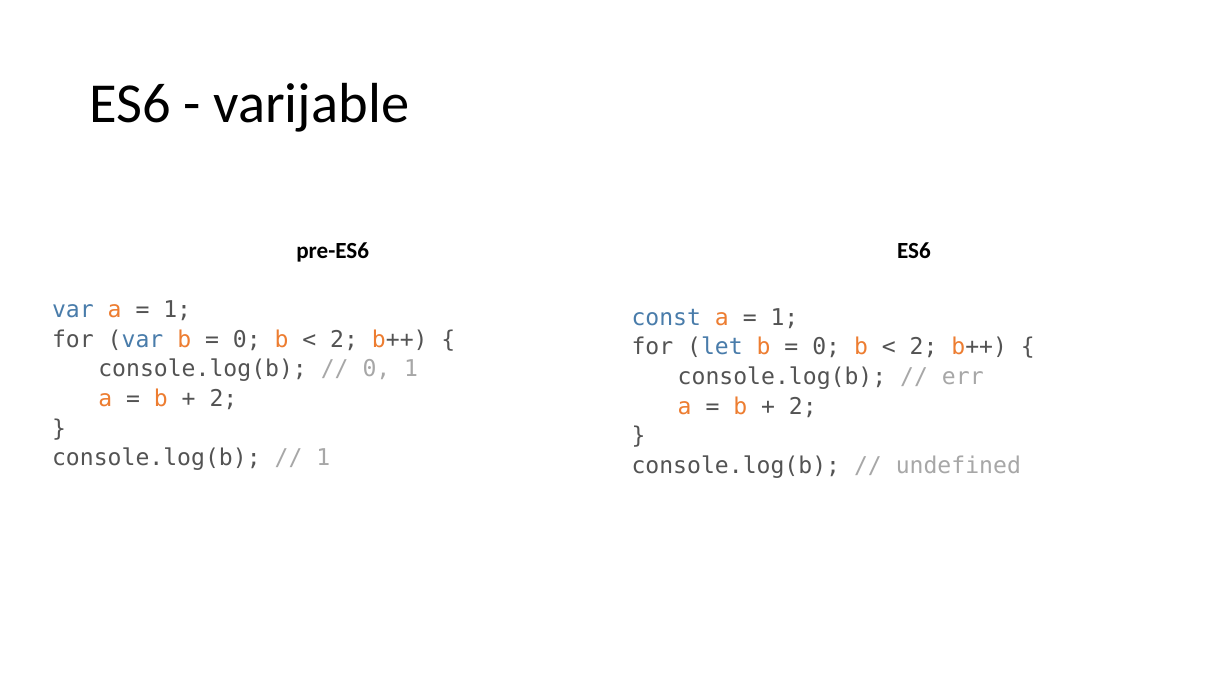
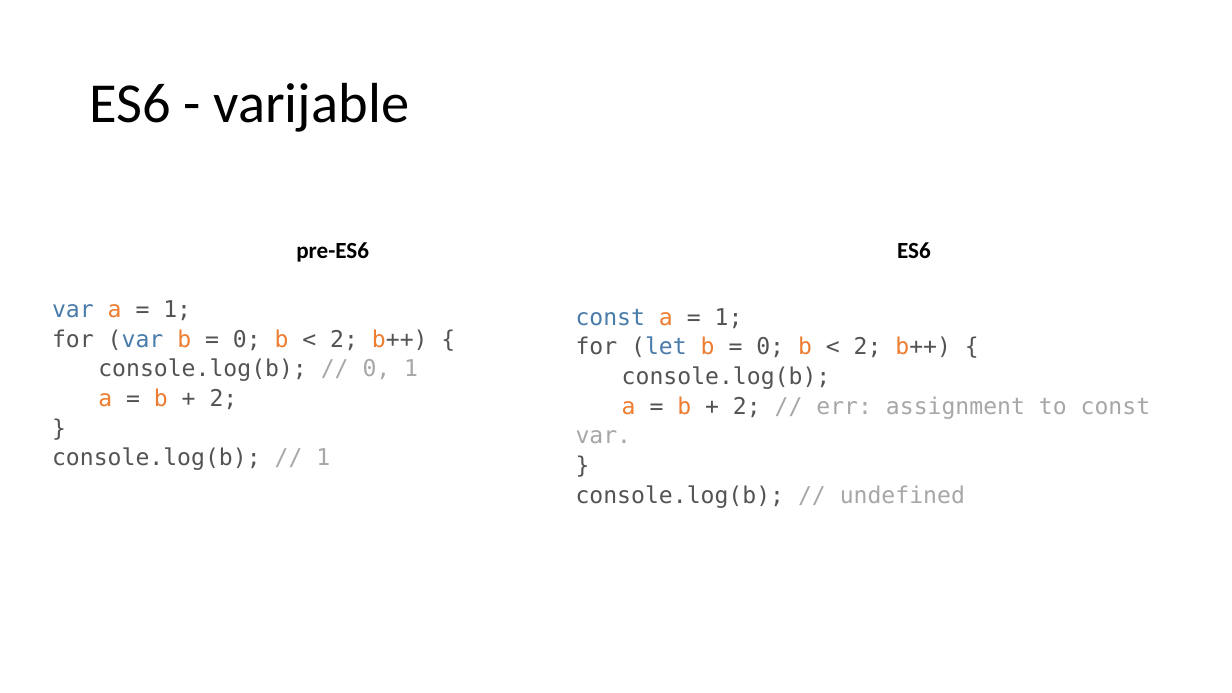
Before and after one commit to axilis/jsschool-2017, a slide deck: slide 7 of 2. NodeJS/nodejs.pptx. Drawn at 1232x693 pixels with LibreOffice and Linux fonts; fonts in the diff are those of the drawing; background and template pictures are left out. Boxes give left, top, right and bottom in pixels: in the first picture for what was removed or moved away, otherwise in the second. Text is boxed around its words. In the diff, an @@ line names an element or a change of style, - is before the commit and + after.

```diff
--- a/2. NodeJS/nodejs.pptx
+++ b/2. NodeJS/nodejs.pptx
@@ text "const a = 1;": place and size @@
-text "const a = 1;" at <box>632,308,1021,478</box>
+text "const a = 1;" at <box>576,308,1151,508</box>
@@ text at <box>576,366,1151,443</box>: text changed; text colour #535353 to #A7A7A7 @@
-  console.log(b); // err
-  a = b + 2;
+  console.log(b);
+  a = b + 2; // err: assignment to const var.
```
Also in this commit, not shown: 2 other slides changed, 3 other files.
